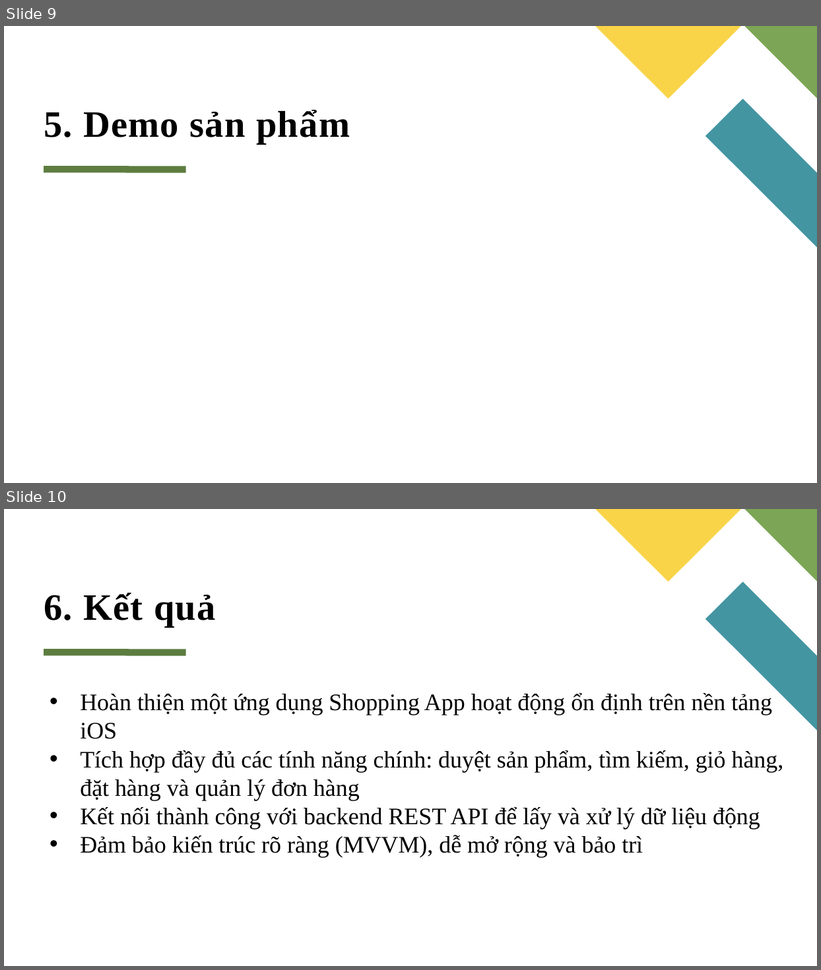
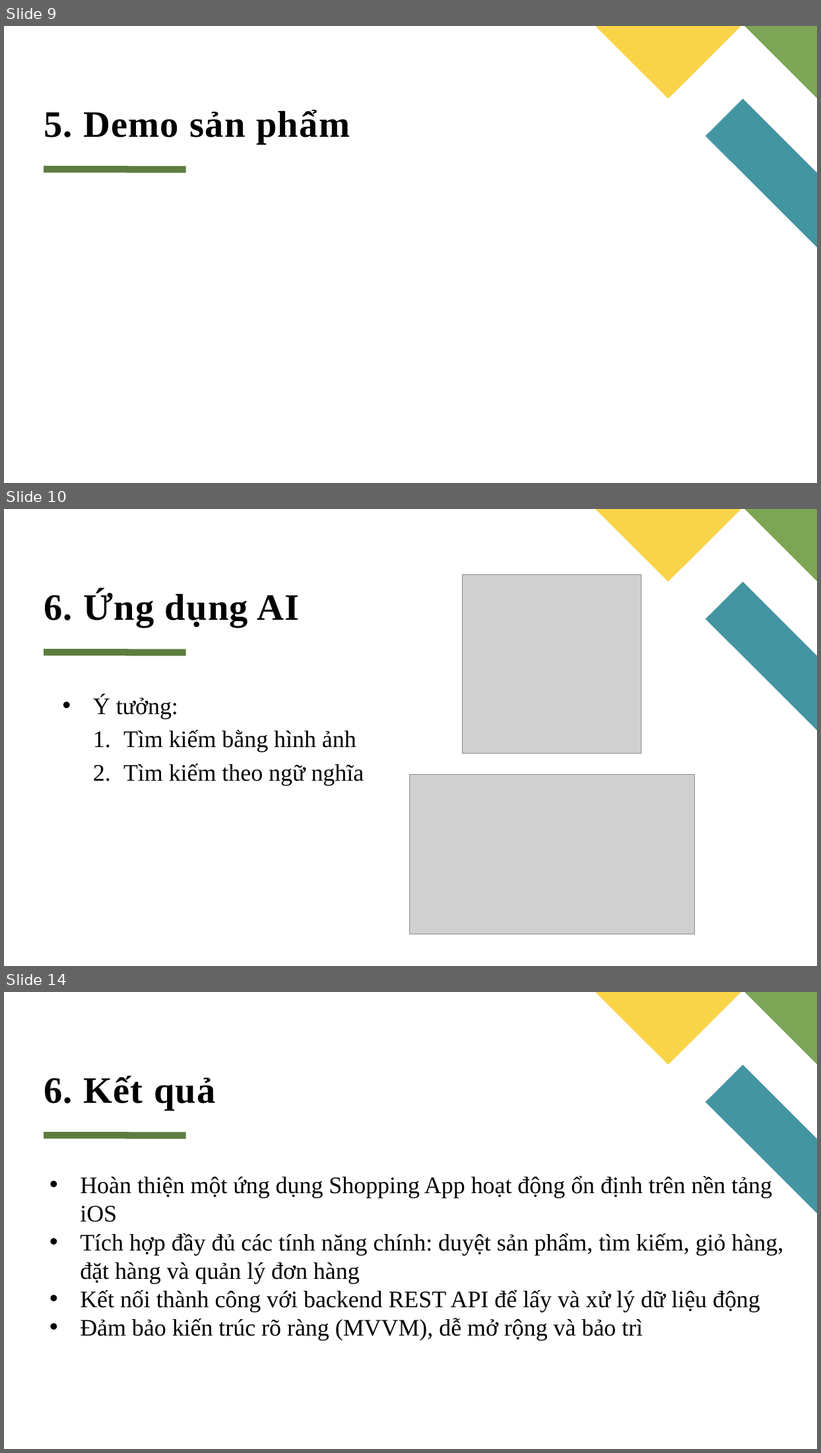
Before and after one commit to PhuHuynhMS/shopping_ios, a slide deck: Geometric annual presentation.pptx. Shown one above the other, each under a label of ours: slides 9 and 10 before the commit, slides 9, 10 and 14 after it; the slides between them are not shown. The pictures are 821x970 and 821x1453 pixels, drawn with LibreOffice and Linux fonts; fonts in the diff are those of the drawing; grey boxes stand for pictures. Boxes give left, top, right and bottom in pixels: in the first picture for what was removed or moved away, otherwise in the second. Text is boxed around its words. In the diff, an @@ line names an element or a change of style, - is before the commit and + after.

```diff
--- a/Geometric annual presentation.pptx
+++ b/Geometric annual presentation.pptx
@@ slide 10 added at (4, 509, 817, 966), background #FFFFFF; not listed: 4 template elements that a slide beside it also shows @@
@@ picture added at (463, 575, 642, 754) @@
@@ title added at (44, 591, 300, 627), 44 pt, text #000000, bold @@
+6. Ứng dụng AI
@@ text added at (93, 696, 364, 786), 28 pt, text #000000 @@
+  • Ý tưởng:
+    1. Tìm kiếm bằng hình ảnh
+    2. Tìm kiếm theo ngữ nghĩa
@@ picture added at (410, 774, 694, 934) @@
@@ what was slide 10 is now slide 14 @@
```
Also in this commit, not shown: 1 slide changed, 3 other slides added.
